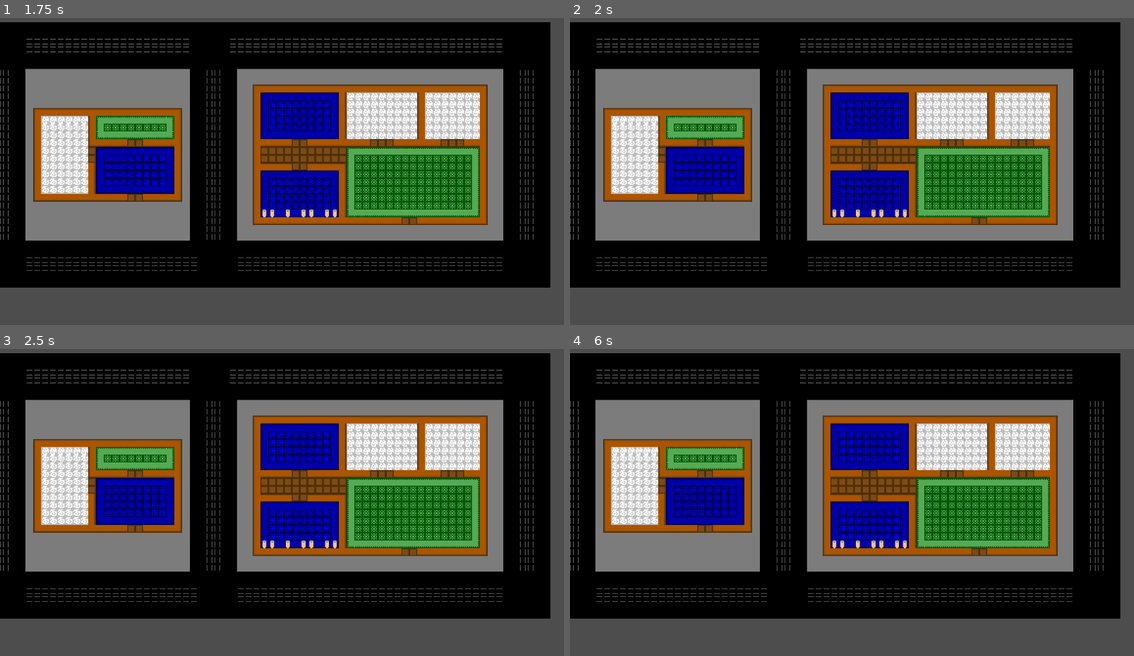
Above: before the commit, frames 1-4 (two rows, left to right).
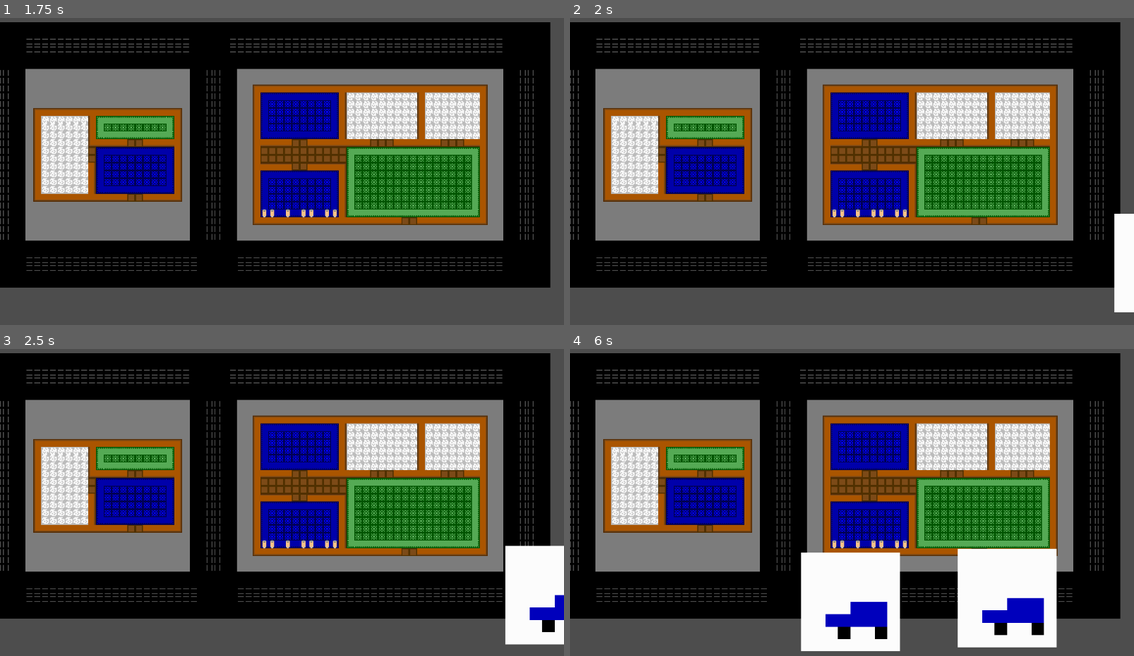
Above: after the commit, the same moments.

Repository: Miles-Miles2/MicroJam_RETRO
Game: Godot game, scene res://scenes/map.tscn
Same seed, same stepped clock (60 frames per second), same inputs: the game is played once before the commit and once after it.
Inputs (mouse positions are in pixels of both pictures, inside the frame that each line leads up to):
- Up to frame 1 (1.75 s): tap Enter at 0.5 s; move the mouse to (406, 156) at 0.52 s; hold D (move_right) 0.53-1.28 s; tap Q (drop) at 0.6, 1.55 s; tap E (interact) at 0.8, 1.35 s; tap Space at 1.25 s; move the mouse to (169, 186) at 1.27 s; hold S (move_down) from 1.28 s (still down)
- Up to frame 2 (2 s): keep holding S (move_down)
- Up to frame 3 (2.5 s): move the mouse to (338, 431) at 2.02 s; release S (move_down) at 2.03 s; hold D (move_right) from 2.03 s (still down); tap Q (drop) at 2.1 s; tap E (interact) at 2.3 s
- Up to frame 4 (6 s): move the mouse to (823, 563) at 2.77 s; release D (move_right) at 2.78 s; hold W (move_up) 2.78-3.53 s; tap E (interact) at 2.85, 3.8, 5.3, 5.85 s; tap Q (drop) at 3.05, 4.55, 5.1 s; move the mouse to (1021, 548) at 3.52 s; hold A (move_left) 3.53-5.03 s; tap 1 (invSlot1) at 3.6 s; move the mouse to (682, 453) at 4.27 s; tap 2 (invSlot2) at 4.35 s; move the mouse to (880, 502) at 5.02 s; hold S (move_down) 5.03-5.78 s; move the mouse to (767, 422) at 5.77 s; hold D (move_right) from 5.78 s (still down)

Frame 1 is identical in both runs. In frame 2, 1.1% of the frame differs, in the area x 96-100%, y 63-96%; in frame 3, 3.4%; in frame 4, 11%, in the area x 40-87%, y 64-99%.
Error before the commit: Invalid access of index '0' on a base object of type: 'Array[Node]'. (res://scripts/gamemanager.gd:14)

Commit message:
game manager works now

Diff:
--- a/scenes/car.tscn
+++ b/scenes/car.tscn
@@ -20,20 +20,67 @@
 }]
 
 [sub_resource type="RectangleShape2D" id="RectangleShape2D_q46mh"]
-size = Vector2(11.7645, 4.68538)
+size = Vector2(4.91428, 1.53625)
+
+[sub_resource type="Animation" id="Animation_gbnwq"]
+resource_name = "move"
+length = 5.0
+tracks/0/type = "value"
+tracks/0/imported = false
+tracks/0/enabled = true
+tracks/0/path = NodePath(".:position")
+tracks/0/interp = 1
+tracks/0/loop_wrap = true
+tracks/0/keys = {
+"times": PackedFloat32Array(0, 5),
+"transitions": PackedFloat32Array(1, 1),
+"update": 0,
+"values": [Vector2(-300, 89), Vector2(-700, 99)]
+}
+
+[sub_resource type="Animation" id="Animation_f0kfk"]
+length = 0.001
+tracks/0/type = "value"
+tracks/0/imported = false
+tracks/0/enabled = true
+tracks/0/path = NodePath(".:position")
+tracks/0/interp = 1
+tracks/0/loop_wrap = true
+tracks/0/keys = {
+"times": PackedFloat32Array(0),
+"transitions": PackedFloat32Array(1),
+"update": 0,
+"values": [Vector2(1, 0)]
+}
+
+[sub_resource type="AnimationLibrary" id="AnimationLibrary_8pgt3"]
+_data = {
+"RESET": SubResource("Animation_f0kfk"),
+"move": SubResource("Animation_gbnwq")
+}
 
 [node name="car" type="AnimatedSprite2D" groups=["annoyance"]]
 texture_filter = 1
+position = Vector2(1, 0)
 scale = Vector2(12.6223, 12.6777)
 sprite_frames = SubResource("SpriteFrames_7dyo7")
 
-[node name="AudioStreamPlayer2D" type="AudioStreamPlayer2D" parent="."]
+[node name="alarmSFX" type="AudioStreamPlayer2D" parent="."]
 stream = ExtResource("2_gx5xj")
 
 [node name="Area2D" type="Area2D" parent="."]
 script = ExtResource("3_okln5")
 
 [node name="CollisionShape2D" type="CollisionShape2D" parent="Area2D"]
-position = Vector2(0.396124, -0.236819)
+position = Vector2(0.554574, 1.49869)
 scale = Vector2(1.06401, 2.0538)
 shape = SubResource("RectangleShape2D_q46mh")
+
+[node name="bangSFX" type="AudioStreamPlayer2D" parent="."]
+
+[node name="Timer" type="Timer" parent="."]
+
+[node name="AnimationPlayer" type="AnimationPlayer" parent="."]
+libraries = {
+"": SubResource("AnimationLibrary_8pgt3")
+}
--- a/scenes/map.tscn
+++ b/scenes/map.tscn
@@ -1,6 +1,7 @@
-[gd_scene load_steps=11 format=3 uid="uid://bd8sj6gy5u2v2"]
+[gd_scene load_steps=12 format=3 uid="uid://bd8sj6gy5u2v2"]
 
 [ext_resource type="Texture2D" uid="uid://dw1lmt2nhp1r7" path="res://Assets/Sprites/1.png" id="1_8onjb"]
+[ext_resource type="PackedScene" uid="uid://c4b5bl5ia5j0f" path="res://scenes/car.tscn" id="2_e3qch"]
 [ext_resource type="Script" path="res://scripts/gamemanager.gd" id="5_loysh"]
 
 [sub_resource type="TileMapPattern" id="TileMapPattern_pgv5m"]
@@ -108,8 +109,12 @@
 
 [node name="map" type="Node2D"]
 
+[node name="car" parent="." instance=ExtResource("2_e3qch")]
+z_index = 1
+scale = Vector2(3.39339, 3.40828)
+
 [node name="TileMap" type="TileMap" parent="."]
-position = Vector2(98, -16)
+position = Vector2(-599, -20)
 tile_set = SubResource("TileSet_3bgcx")
 format = 2
 layer_0/name = "Back"
@@ -118,12 +123,24 @@
 layer_1/tile_data = PackedInt32Array(524273, 262145, 4, 524274, 262145, 4, 524276, 262145, 4, 524278, 262145, 4, 524279, 262145, 4, 524281, 262145, 4, 524282, 262145, 4)
 
 [node name="Camera2D" type="Camera2D" parent="."]
+position = Vector2(-697, -4)
 zoom = Vector2(2, 2)
 
 [node name="gamemanager" type="Node" parent="."]
 script = ExtResource("5_loysh")
 
 [node name="Timer" type="Timer" parent="gamemanager"]
+one_shot = true
 autostart = true
 
+[node name="car2" parent="." instance=ExtResource("2_e3qch")]
+
+[node name="car3" parent="." instance=ExtResource("2_e3qch")]
+
+[node name="car4" parent="." instance=ExtResource("2_e3qch")]
+
+[node name="car5" parent="." instance=ExtResource("2_e3qch")]
+
+[node name="car6" parent="." instance=ExtResource("2_e3qch")]
+
 [connection signal="timeout" from="gamemanager/Timer" to="gamemanager" method="_on_timer_timeout"]
--- a/scripts/car.gd
+++ b/scripts/car.gd
@@ -1,12 +1,23 @@
 extends Area2D
 
-@onready var alarm: AudioStreamPlayer2D = $"../AudioStreamPlayer2D"
+@onready var animation: AnimationPlayer = $"../AnimationPlayer"
+@onready var alarm: AudioStreamPlayer2D = $"../alarmSFX"
+@onready var bang: AudioStreamPlayer2D = $"../bangSFX"
+@onready var timer: Timer = $"../Timer"
 var active: bool = false
+var health = 10
+var t = 0
+
 
 func beginEvent():
+	animation.play("move")
+	health = 10
 	active = true
 	print("vroom vroom")
 	alarm.play()
 
 func interact(plyr: Node2D, item: Node2D):
-	print("touch")
+	bang.play()
+	health -= 1
+	if health <= 0:
+		active = false
--- a/scripts/gamemanager.gd
+++ b/scripts/gamemanager.gd
@@ -2,6 +2,7 @@
 
 @onready var annoyance_array = get_tree().get_nodes_in_group("annoyance")
 @onready var timer: Timer = $Timer
+
 
 func rand_index():
 	return int(randf_range(0,annoyance_array.size()-1))
@@ -10,11 +11,20 @@
 	start_event()
 
 func start_event():
+	timer.stop()
+	var active_check = 0
 	var index = rand_index()
+	for i in annoyance_array:
+		if i.get_node("Area2D").active:
+			active_check += 1
+	if active_check == annoyance_array.size()-1:
+		timer.start()
+
 	if annoyance_array[index].get_node("Area2D").active:
-		start_event()
+		timer.start()
 	else:
 		print(index)
 		print(annoyance_array.size())
+		print(annoyance_array[index].get_node("Area2D").active)
 		annoyance_array[index].get_node("Area2D").beginEvent()
 		timer.start()
--- a/scripts/player.gd
+++ b/scripts/player.gd
@@ -44,10 +44,9 @@
 
 
 func dropItem():
-	if inventory[selectedIndex]:
-		inventory[selectedIndex].equipped = false
-		inventory[selectedIndex].get_parent().reparent(get_tree().root.get_child(0))
-		inventory[selectedIndex] = null
+	inventory[selectedIndex].equipped = false
+	inventory[selectedIndex].get_parent().reparent(get_tree().root.get_child(0))
+	inventory[selectedIndex] = null
 
 
 func pickUpItem(item: Node2D):
--- a/scripts/toiletInteract.gd
+++ b/scripts/toiletInteract.gd
@@ -26,7 +26,7 @@
 
 func interact(plyr: Node2D, item: Node2D):
 	print("toilet interacted")
-	if active == true and item.is_in_group("wrench"):
+	if active == true:
 		counter += 0.5
 
 func beginEvent():
Not shown, added: Assets/Audio/arcade-game-retro-8-bit-big-shot-1-smartsound-fx-1-00-00.mp3.import
Renamed: Assets/bird.png -> Assets/Sprites/bird.png
Not shown, changed: Assets/Sprites/bird.png.import
Not shown: 1 places in scenes/car.tscn that only renumber resources
Not shown, added: Assets/Audio/arcade-game-retro-8-bit-big-shot-1-smartsound-fx-1-00-00.mp3
